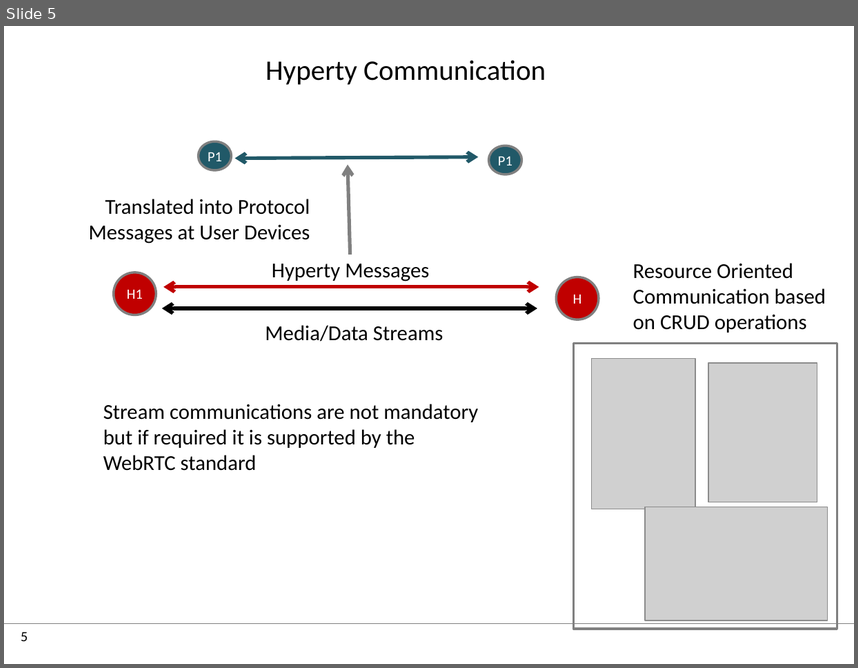
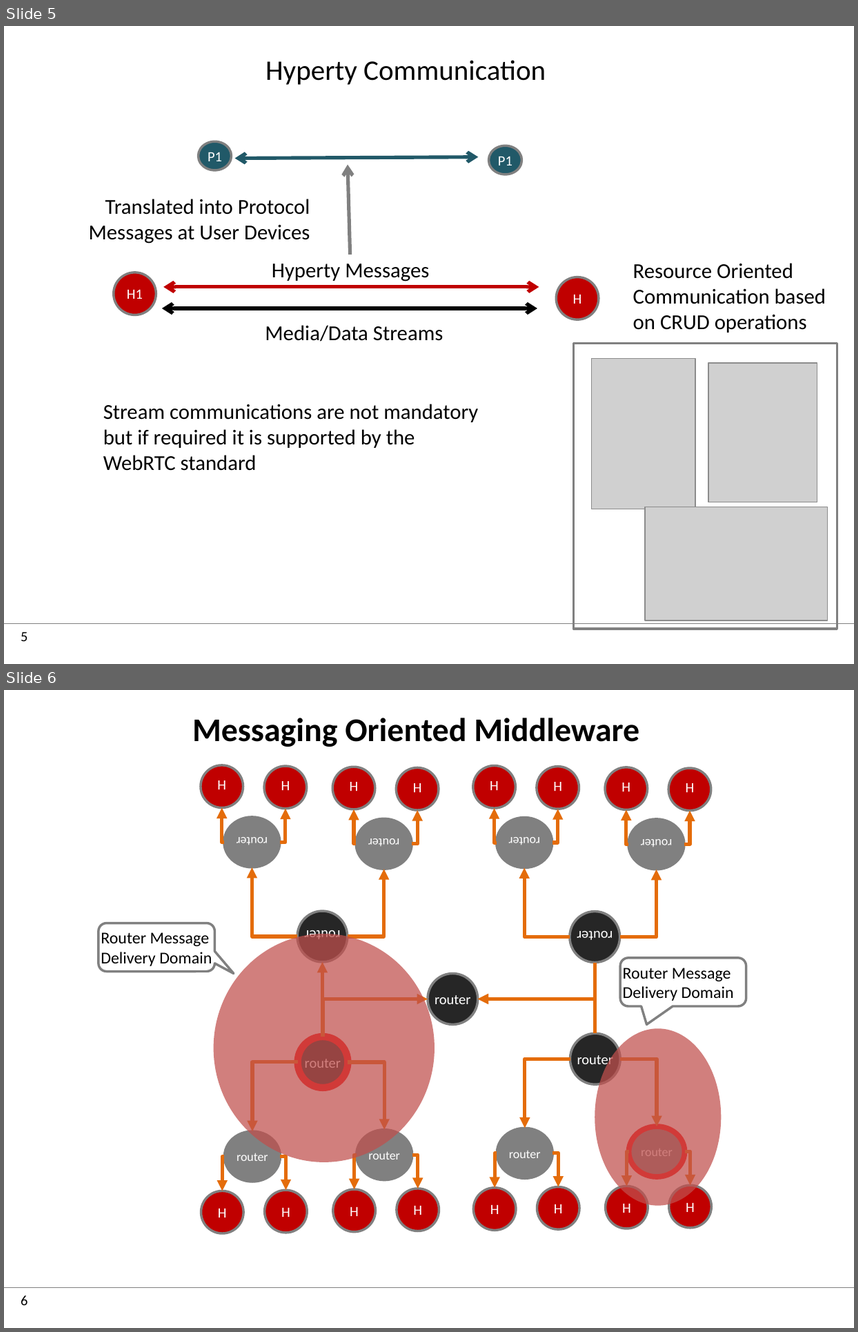
Before and after one commit to reTHINK-project/dev-service-framework, a slide deck: docs/manuals/images.pptx. Shown one above the other, each under a label of ours: slide 5 before the commit, slides 5 and 6 after it. The pictures are 858x668 and 858x1332 pixels, drawn with LibreOffice and Linux fonts; fonts in the diff are those of the drawing; grey boxes stand for pictures; background and template pictures are left out. Boxes give left, top, right and bottom in pixels: in the first picture for what was removed or moved away, otherwise in the second. Text is boxed around its words. In the diff, an @@ line names an element or a change of style, - is before the commit and + after.

Commit message:
messaging middleware doc initial version

```diff
--- a/docs/manuals/images.pptx
+++ b/docs/manuals/images.pptx
@@ slide 6 added at (x1=4, y1=690, x2=854, y2=1328), background #FFFFFF; not listed: 2 template elements that a slide beside it also shows @@
@@ title added at (x1=192, y1=718, x2=639, y2=747), 28 pt, text #000000, bold @@
+Messaging Oriented Middleware
@@ rounded speech box added at (x1=99, y1=923, x2=215, y2=972), fill #FFFFFF, outline #808080 2 pt, 14 pt, text #000000 @@
+Router Message
+Delivery Domain
@@ rounded speech box added at (x1=620, y1=958, x2=746, y2=1006), fill #FFFFFF, outline #808080 2 pt, 14 pt, text #000000 @@
+Router Message
+Delivery Domain
@@ group added at (x1=201, y1=765, x2=722, y2=1233): 31 ellipses, 28 elbow arrows @@
+router
+router
+H
+H
+router
+H
+H
+router
+router
+router
+H
+H
+router
+H
+H
+router
+router
+H
+H
+router
+H
+H
+router
+router
+H
+H
+router
+H
+H
```
Also in this commit, not shown: 1 slide changed, 4 other slides added, 4 other files.
